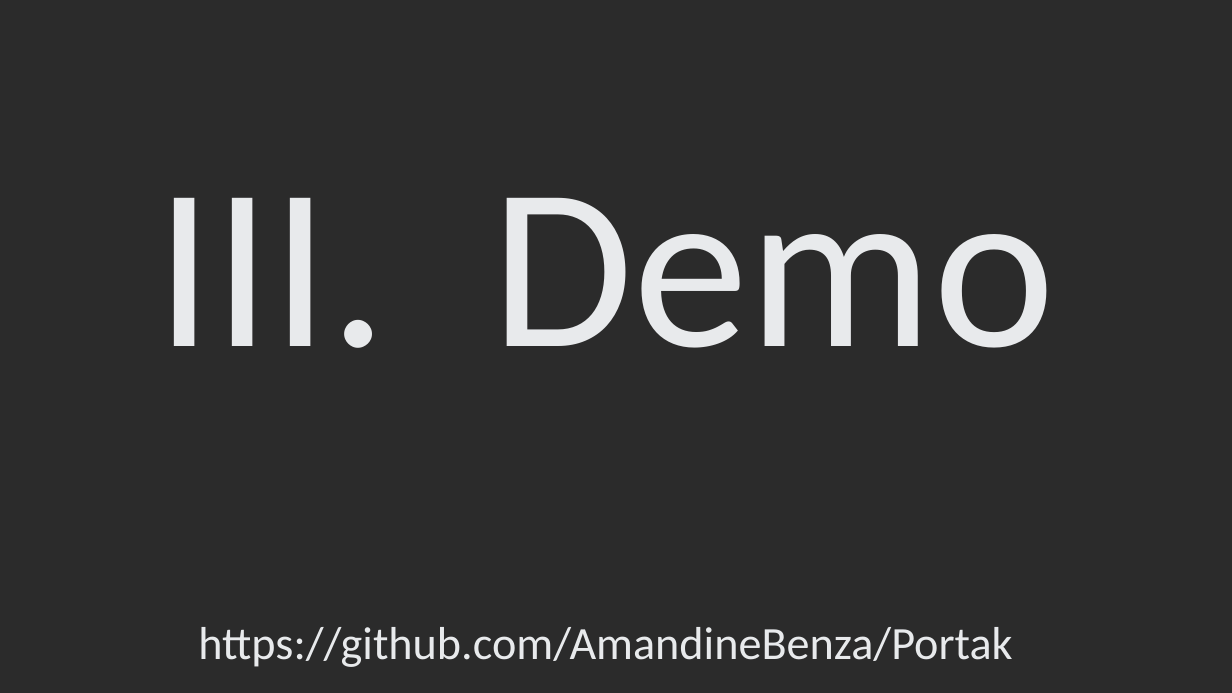
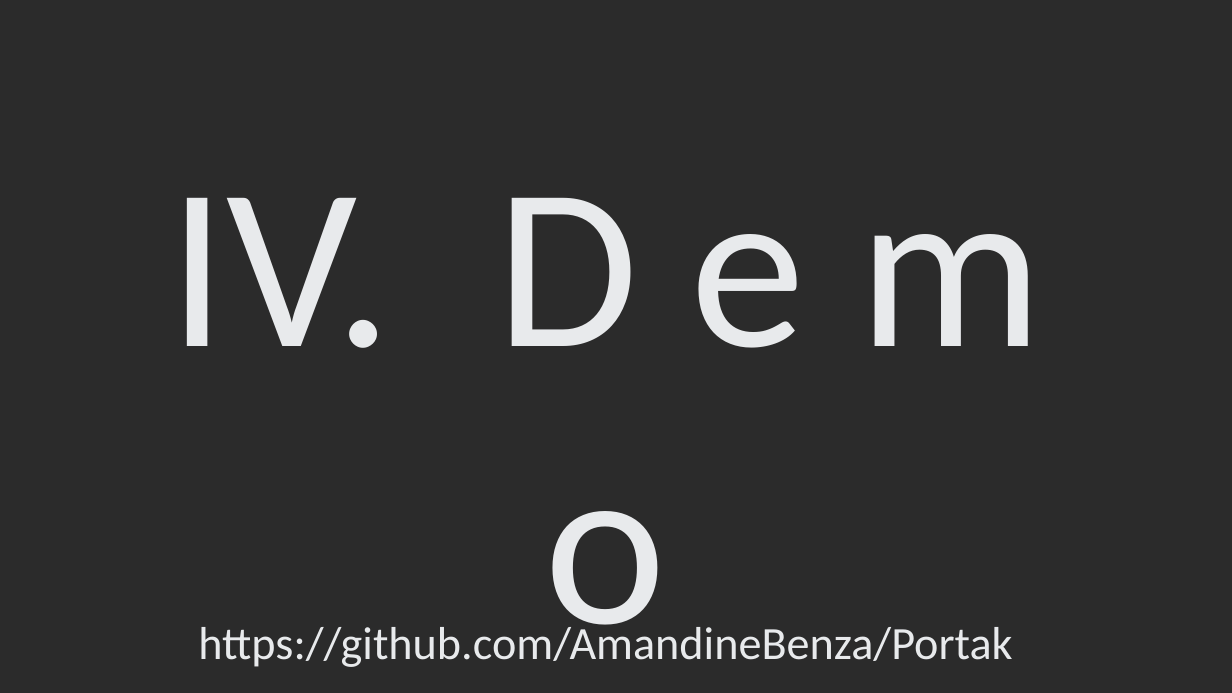
Before and after one commit to Damoy/Portak, a slide deck: slide 5 of Portak.pptx. Drawn at 1232x693 pixels with LibreOffice and Linux fonts; fonts in the diff are those of the drawing; background and template pictures are left out; a plain dark background stands for a picture behind light text. Boxes give left, top, right and bottom in pixels: in the first picture for what was removed or moved away, otherwise in the second. Text is boxed around its words. In the diff, an @@ line names an element or a change of style, - is before the commit and + after.

```diff
--- a/Portak.pptx
+++ b/Portak.pptx
@@ text at [168, 198, 1042, 661]: text changed @@
-III. Demo
+IV. D e m o
```
Also in this commit, not shown: 3 other slides changed, 1 other file.
